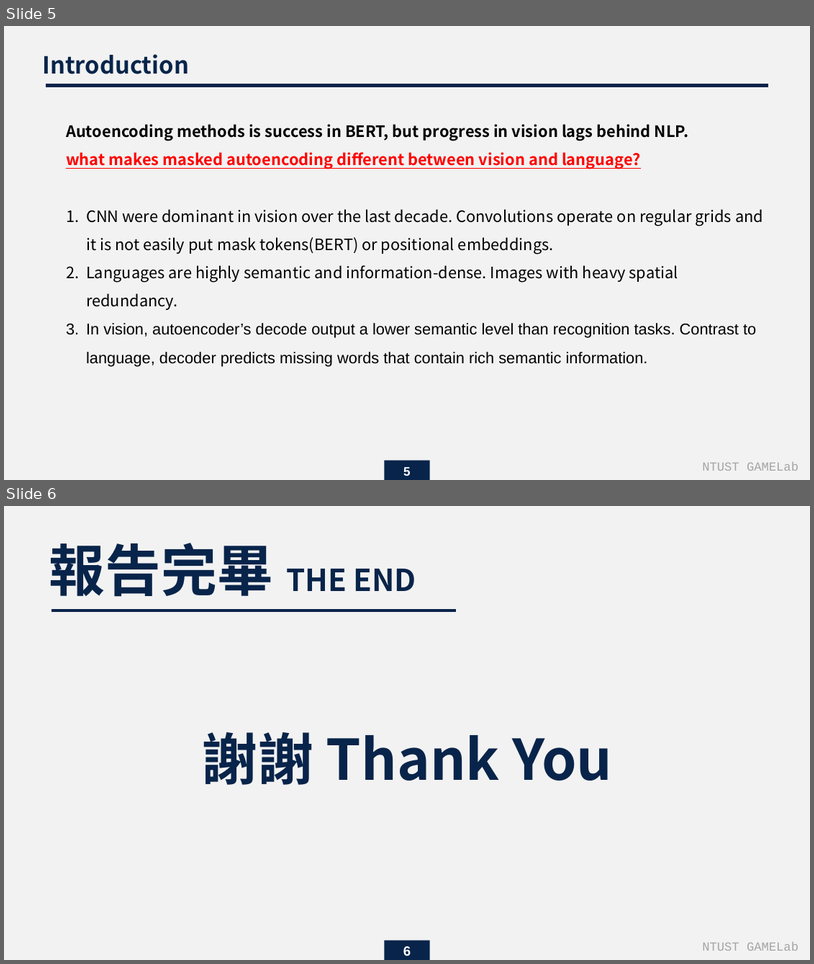
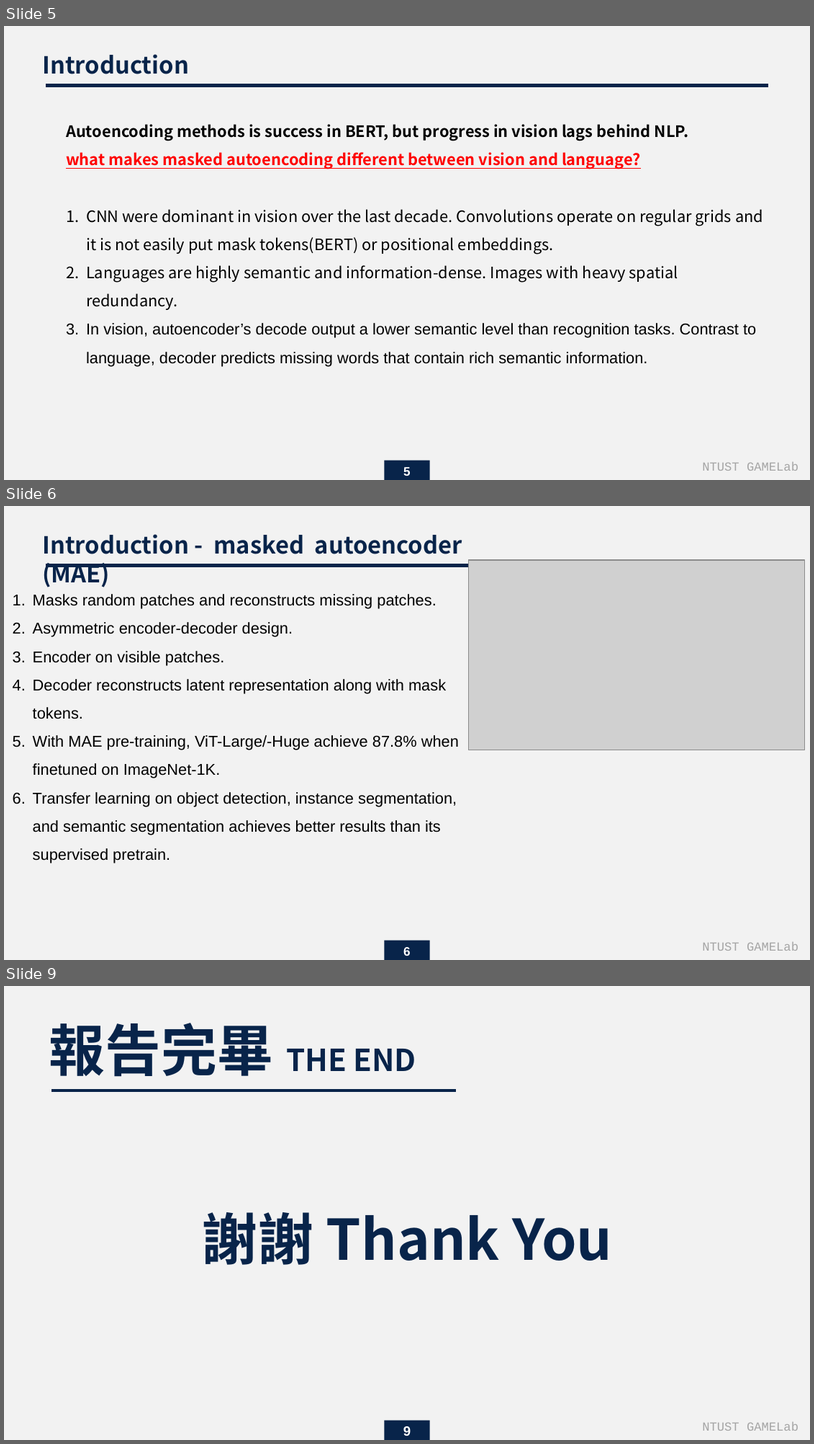
Before and after one commit to endman100/paper-, a slide deck: Masked Autoencoders Are Scalable Vision Learners.pptx. Shown one above the other, each under a label of ours: slides 5 and 6 before the commit, slides 5, 6 and 9 after it; the slides between them are not shown. The pictures are 814x964 and 814x1444 pixels, drawn with LibreOffice and Linux fonts; fonts in the diff are those of the drawing; grey boxes stand for pictures. Boxes give left, top, right and bottom in pixels: in the first picture for what was removed or moved away, otherwise in the second. Text is boxed around its words. In the diff, an @@ line names an element or a change of style, - is before the commit and + after.

Commit message:
123

```diff
--- a/Masked Autoencoders Are Scalable Vision Learners.pptx
+++ b/Masked Autoencoders Are Scalable Vision Learners.pptx
@@ slide 6 added at bbox=[4, 506, 810, 960], background #F2F2F2 @@
@@ text added at bbox=[42, 534, 463, 587], 21 pt, text #08244A, bold @@
+Introduction - masked autoencoder (MAE)
@@ line added from (769, 566) to (46, 566), #08244A 3 pt @@
@@ picture added at bbox=[468, 560, 805, 749] @@
@@ text added at bbox=[33, 594, 459, 863], 14 pt, text #000000 @@
+1. Masks random patches and reconstructs missing patches.
+2. Asymmetric encoder-decoder design.
+3. Encoder on visible patches.
+4. Decoder reconstructs latent representation along with mask tokens.
+5. With MAE pre-training, ViT-Large/-Huge achieve 87.8% when finetuned on ImageNet-1K.
+6. Transfer learning on object detection, instance segmentation, and semantic segmentation achieves better results than its supervised pretrain.
@@ rectangle added at bbox=[385, 940, 430, 960], fill #08244A @@
@@ page number added at bbox=[404, 947, 411, 955], 11 pt, text #FFFFFF, bold @@
+6
@@ text added at bbox=[702, 942, 799, 950], 11 pt, text #A5A5A5 @@
+NTUST GAMELab
@@ what was slide 6 is now slide 9 @@
@@ page number at bbox=[404, 1426, 411, 1435]: text changed @@
-6
+9
```
Also in this commit, not shown: 2 other slides added.
